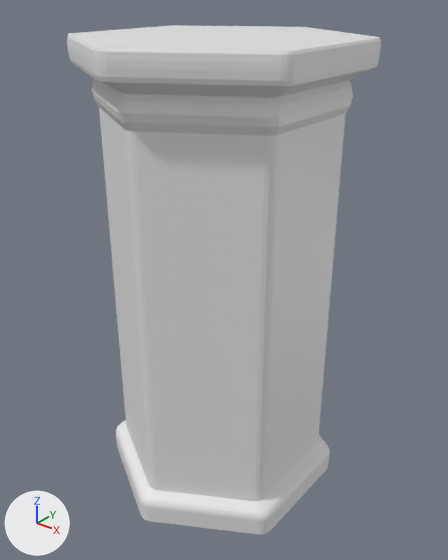
The FBX model Assets/TR/JarPedestal.fbx: old version first, new version second.
Rendered twice from a camera (50 mm lens) standing at (0.789, -0.972, 0.787) and looking at (0.008, 0.004, 0.181). Every picture has the same lights, and +X, +Y and +Z are marked at lower left. The picture after the commit comes second.
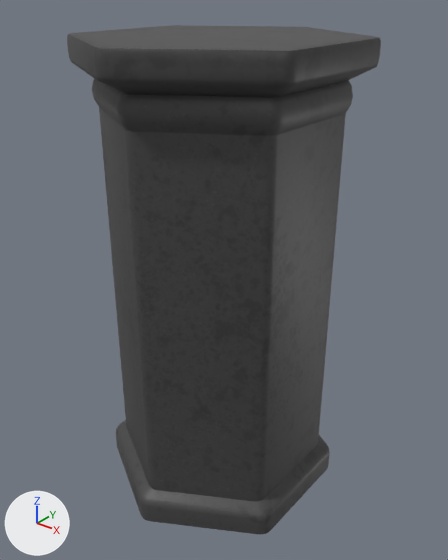
Boxes [x1, y1, x2, y2] around the edits, measured in the pictures (448 x 560 px):
'Cylinder', recoloured (white to grey): [67, 25, 381, 535] in both

The change in detail:
Picture 'Pedastal_Tex.png' (img_pedastal_tex_png) is new.
Material 'Material' (mat_material) is new.
Its texture is img_pedastal_tex_png (with its transparency).
me_cylinder has 422 vertices, 432 faces and spans x -0.263..0.263, y -0.298..0.298, z -0.572..0.438.
me_cylinder gains material mat_material (picture img_pedastal_tex_png).
